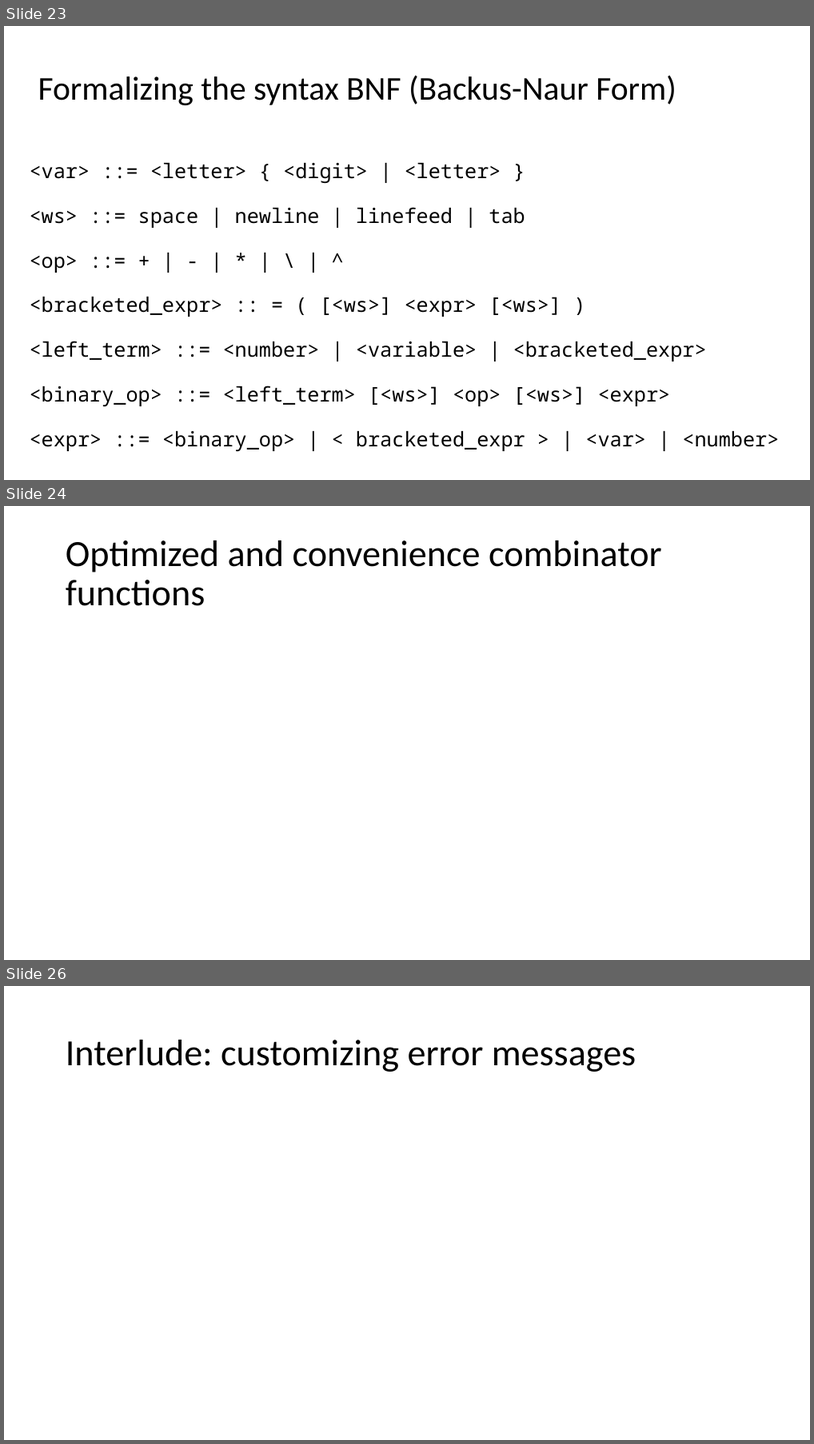
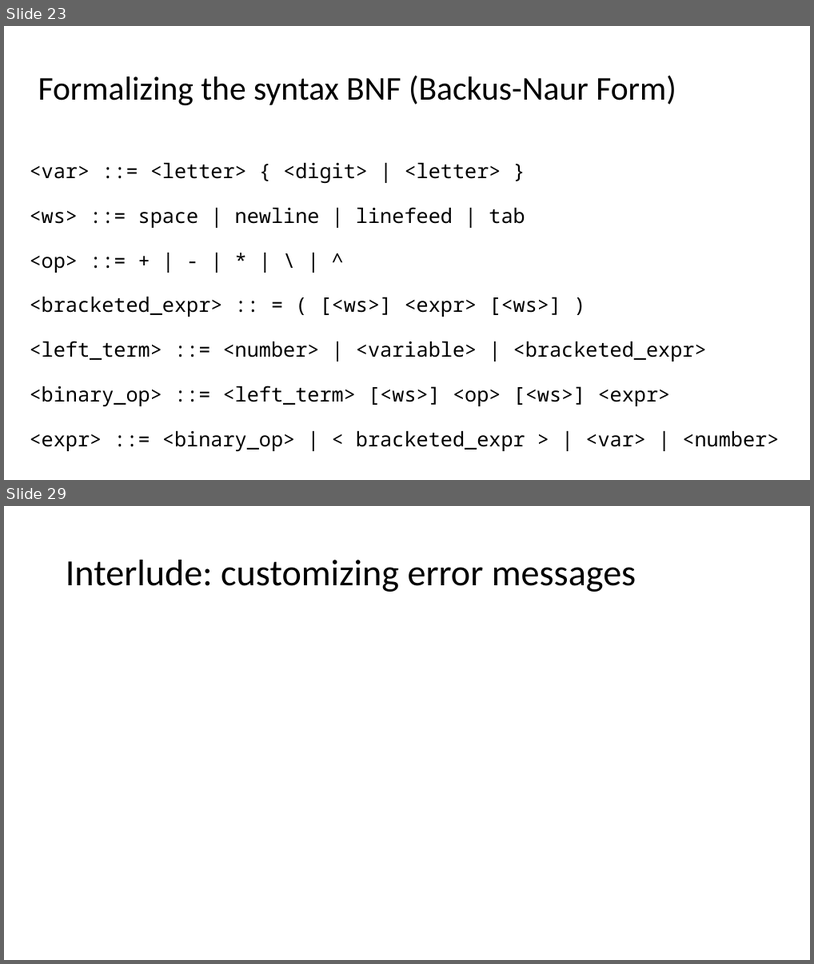
Before and after one commit to atiboros/PracticalFParsec, a slide deck: Slides/Practical FParsec V2.pptx. Shown one above the other, each under a label of ours: slides 23, 24 and 26 before the commit, slides 23 and 29 after it; the slides between them are not shown. The pictures are 814x1444 and 814x964 pixels, drawn with LibreOffice and Linux fonts; fonts in the diff are those of the drawing. Boxes give left, top, right and bottom in pixels: in the first picture for what was removed or moved away, otherwise in the second. Text is boxed around its words. In the diff, an @@ line names an element or a change of style, - is before the commit and + after.

```diff
--- a/Slides/Practical FParsec V2.pptx
+++ b/Slides/Practical FParsec V2.pptx
@@ slide 24 removed at (4,506,810,960), background #FFFFFF @@
@@ title removed at (66,540,662,606) @@
-Optimized and convenience combinator functions
@@ what was slide 26 is now slide 29 @@
```
Also in this commit, not shown: 1 slide changed, 5 slides added, 1 other slide removed, 2 other files.
